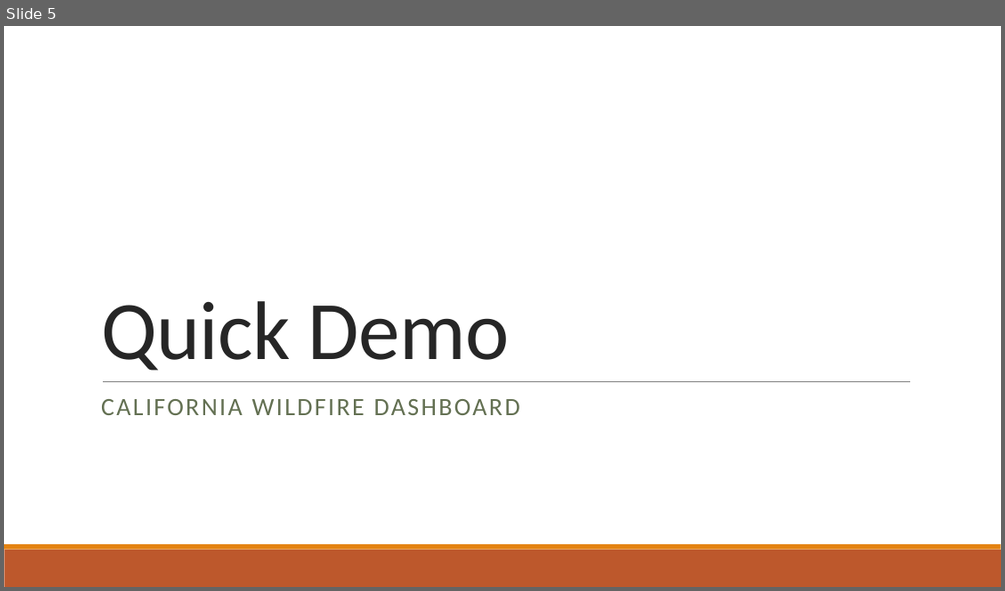
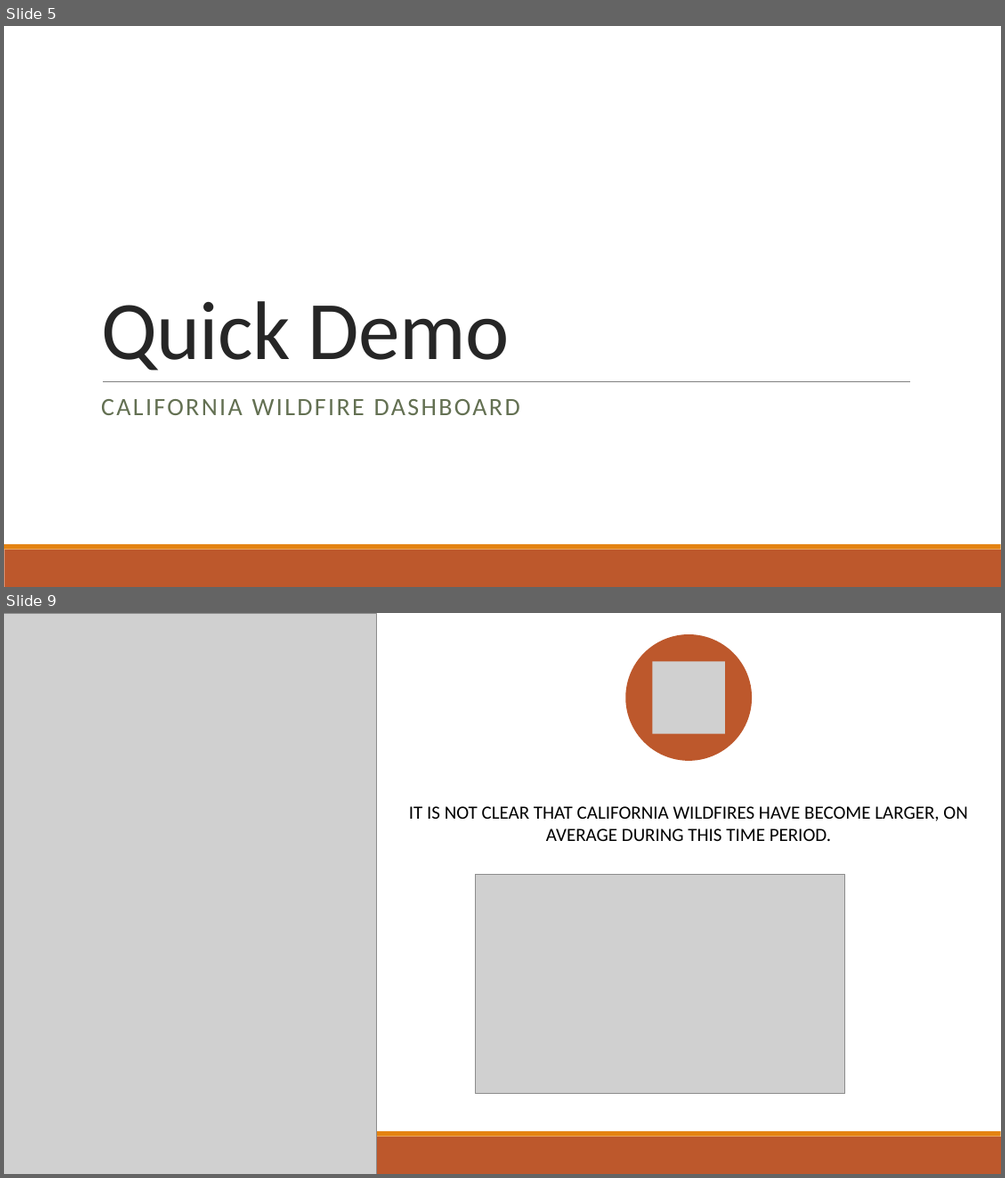
Before and after one commit to MThorpester/California-Wildfires, a slide deck: Margaret/Project Docs/CA Wildfire Dashboard Pres.pptx. Shown one above the other, each under a label of ours: slide 5 before the commit, slides 5 and 9 after it; the slides between them are not shown. The pictures are 1005x591 and 1005x1178 pixels, drawn with LibreOffice and Linux fonts; fonts in the diff are those of the drawing; grey boxes stand for pictures. Boxes give left, top, right and bottom in pixels: in the first picture for what was removed or moved away, otherwise in the second. Text is boxed around its words. In the diff, an @@ line names an element or a change of style, - is before the commit and + after.

```diff
--- a/Margaret/Project Docs/CA Wildfire Dashboard Pres.pptx
+++ b/Margaret/Project Docs/CA Wildfire Dashboard Pres.pptx
@@ slide 9 added at [4, 613, 1001, 1174], background #FFFFFF; not listed: 2 template elements that a slide beside it also shows @@
@@ picture added at [4, 613, 376, 1174] @@
@@ ellipse added at [625, 634, 752, 761], fill #BD582C @@
@@ picture added at [652, 662, 725, 734] @@
@@ text added at [409, 806, 967, 841], 18 pt, text #000000 @@
+IT IS NOT CLEAR THAT CALIFORNIA WILDFIRES HAVE BECOME LARGER, ON AVERAGE DURING THIS TIME PERIOD.
@@ picture added at [476, 875, 845, 1093] @@
```
Also in this commit, not shown: 3 slides changed, 4 other slides added, 1 slide removed, 4 other files.
